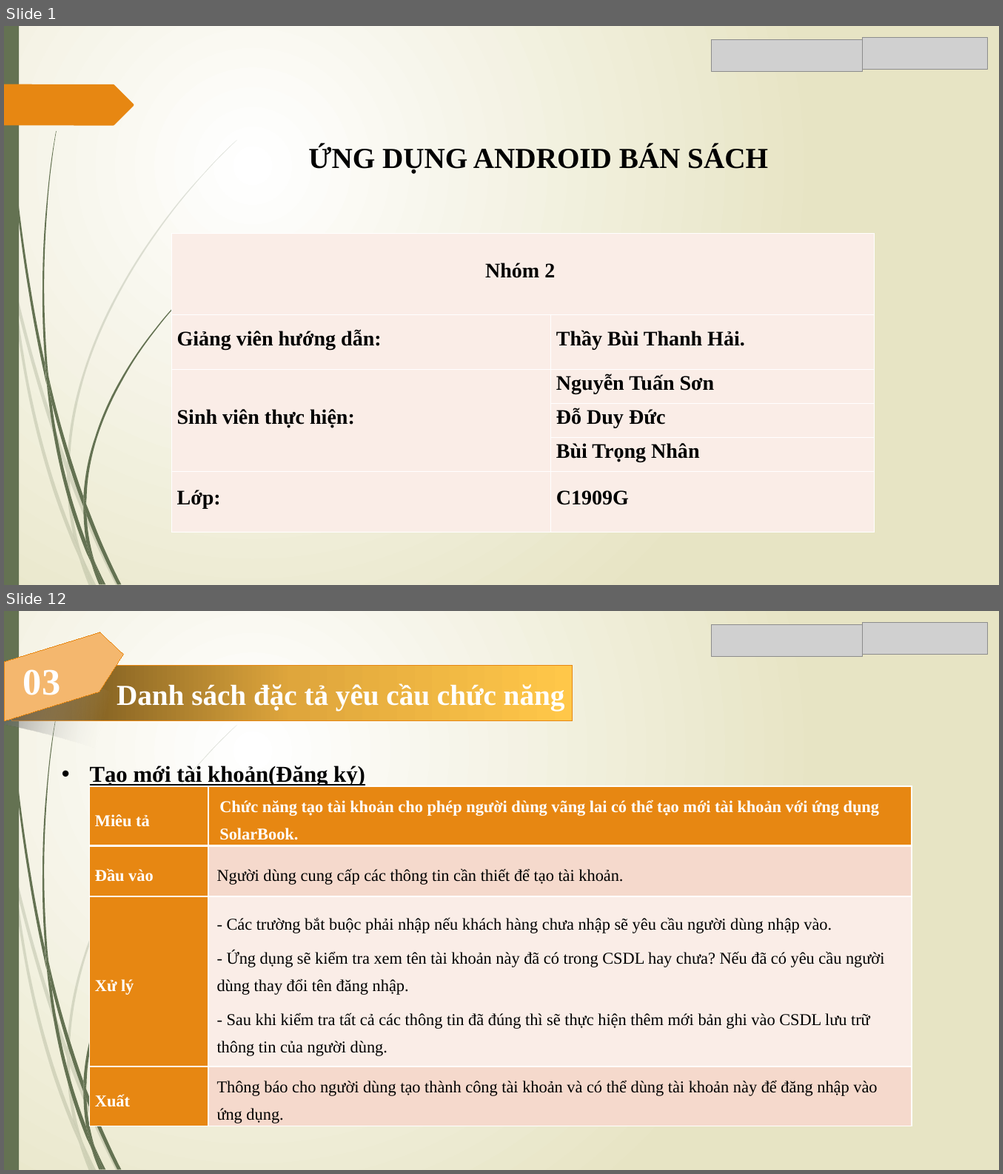
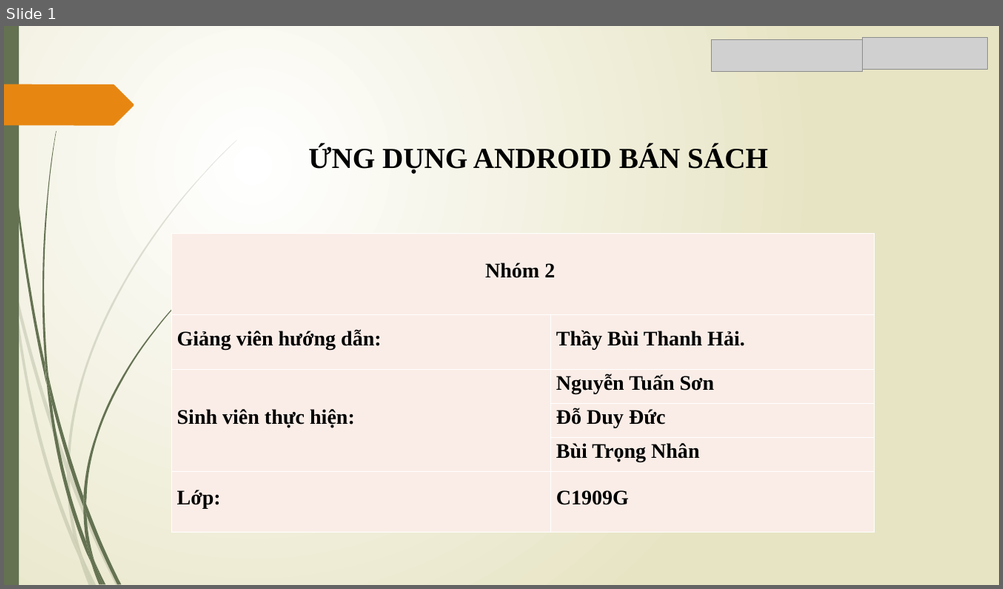
Before and after one commit to Trong-Nhan/Do_An_Ky_Cuoi, a slide deck: Slide Đồ Án.pptx. Shown one above the other, each under a label of ours: slides 1 and 12 before the commit, slide 1 after it; the slides between them are not shown. The pictures are 1003x1174 and 1003x589 pixels, drawn with LibreOffice and Linux fonts; fonts in the diff are those of the drawing; grey boxes stand for pictures. Boxes give left, top, right and bottom in pixels: in the first picture for what was removed or moved away, otherwise in the second. Text is boxed around its words. In the diff, an @@ line names an element or a change of style, - is before the commit and + after.

Commit message:
commit
chỉnh sửa lại slide lại cho ngắn gọn, đủ nói trong 10 phút trình bày, chỉnh sửa lại các sơ đồ trong slide cho chính xác

```diff
--- a/Slide Đồ Án.pptx
+++ b/Slide Đồ Án.pptx
@@ slide 12 removed at [4,611,999,1170], background gradient #FFFFFF to #E8E6C4; not listed: 24 template elements that a slide beside it also shows @@
@@ freeform shape removed at [4,632,123,721] @@
@@ picture removed at [711,624,862,657] @@
@@ picture removed at [862,623,988,655] @@
@@ freeform shape removed at [4,671,179,777] @@
@@ rectangle removed at [12,666,572,721] @@
-Danh sách đặc tả yêu cầu chức năng
@@ text removed at [23,669,60,695] @@
-03
@@ text removed at [90,766,365,786] @@
-• Tạo mới tài khoản(Đăng ký)
@@ table removed at [90,786,912,1127], 4 rows, 2 columns @@
-Miêu tả | Chức năng tạo tài khoản cho phép người dùng vãng lai có thể tạo mới tài khoản với ứng dụng SolarBook.
-Đầu vào | Người dùng cung cấp các thông tin cần thiết để tạo tài khoản.
-Xử lý | - Các trường bắt buộc phải nhập nếu khách hàng chưa nhập sẽ yêu cầu người dùng nhập vào. / - Ứng dụng sẽ kiểm tra xem tên tài khoản này đã có trong CSDL hay chưa? Nếu đã có yêu cầu người dùng thay đổi tên đăng nhập. / - Sau khi kiểm tra tất cả các thông tin đã đúng thì sẽ thực hiện thêm mới bản ghi vào CSDL lưu trữ thông tin của người dùng.
-Xuất | Thông báo cho người dùng tạo thành công tài khoản và có thể dùng tài khoản này để đăng nhập vào ứng dụng.
```
Also in this commit, not shown: 48 other slides removed, 2 other files.
